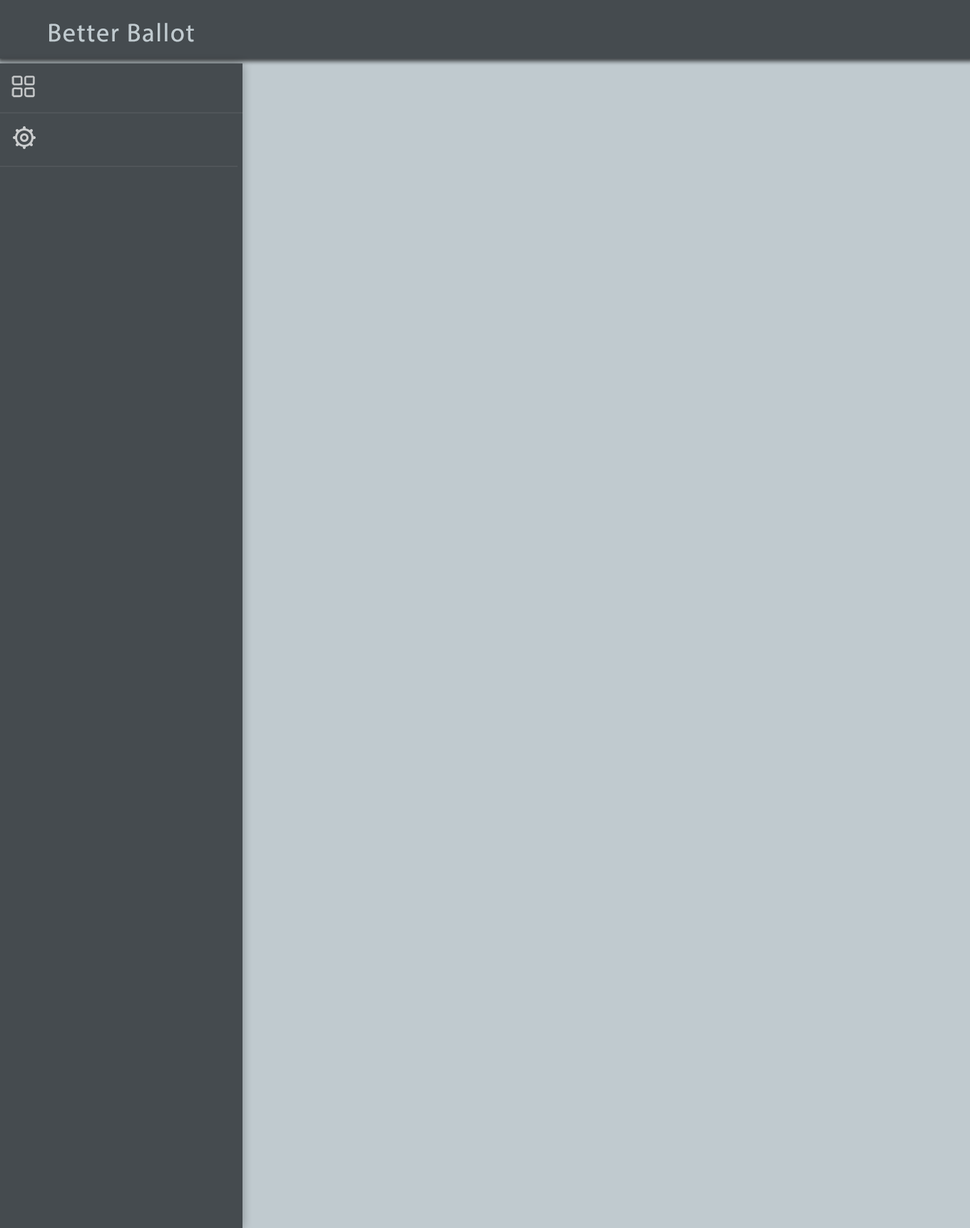
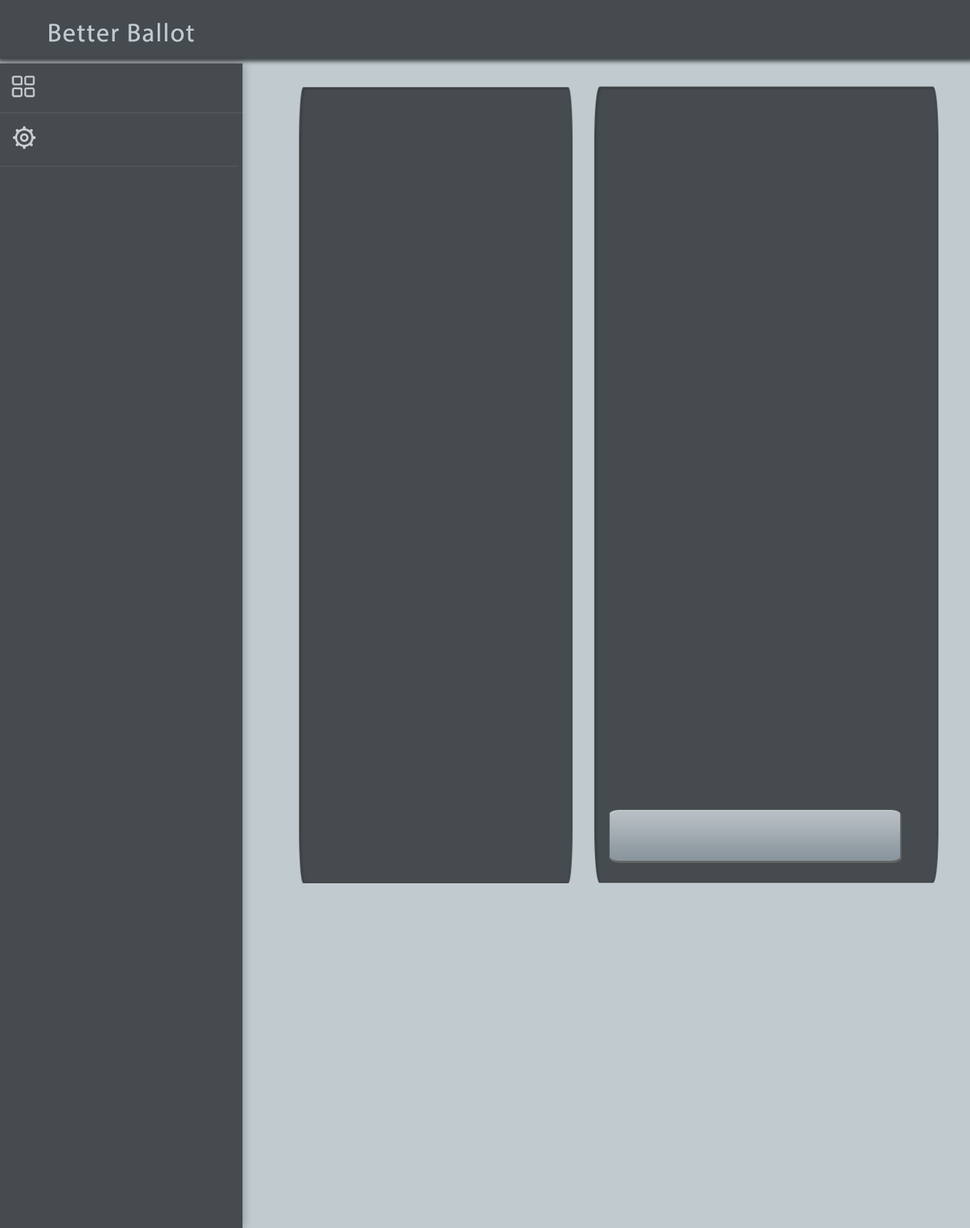
Layered file, before and after one edit (970×1228). Changes by layer:
added layer "Shape 7" above "Slider" over [609, 809, 901, 862]
removed layer "Layer 7" from group "Slider" over [728, 126, 798, 196]
added layer "Shape 5" (1st of 2) above "Shape 5" over [298, 87, 573, 885]
added layer "Shape 5" (2nd of 2) above "Layer 1" over [594, 87, 938, 883]
